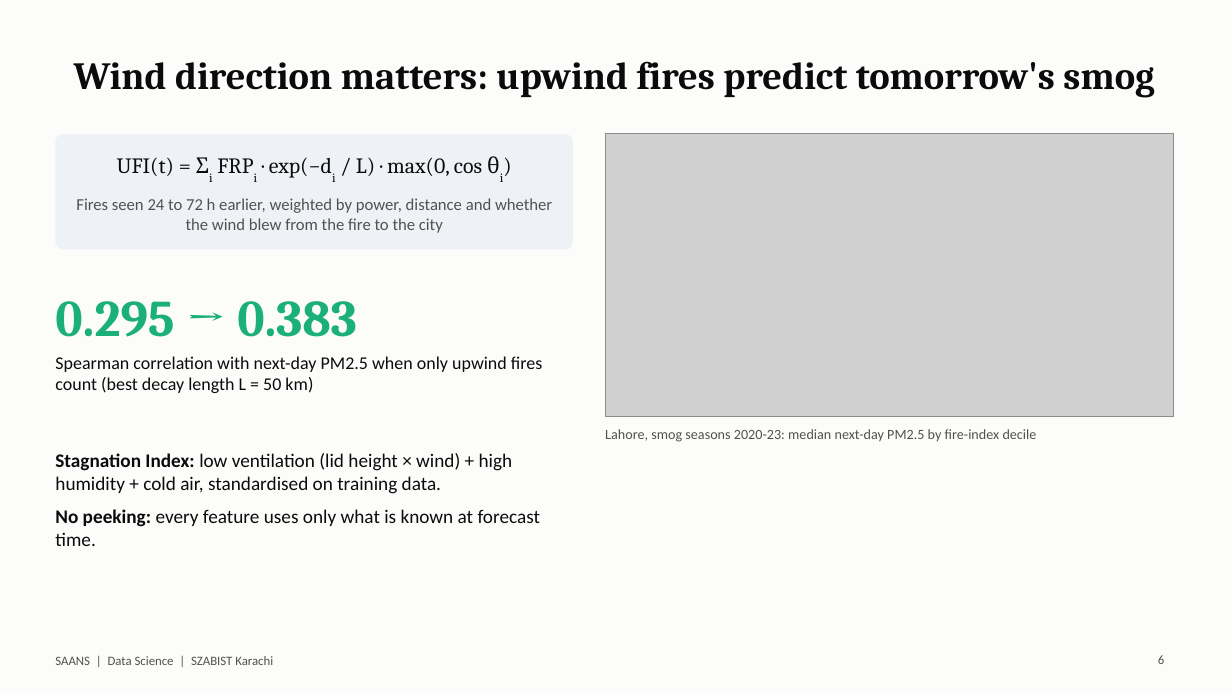
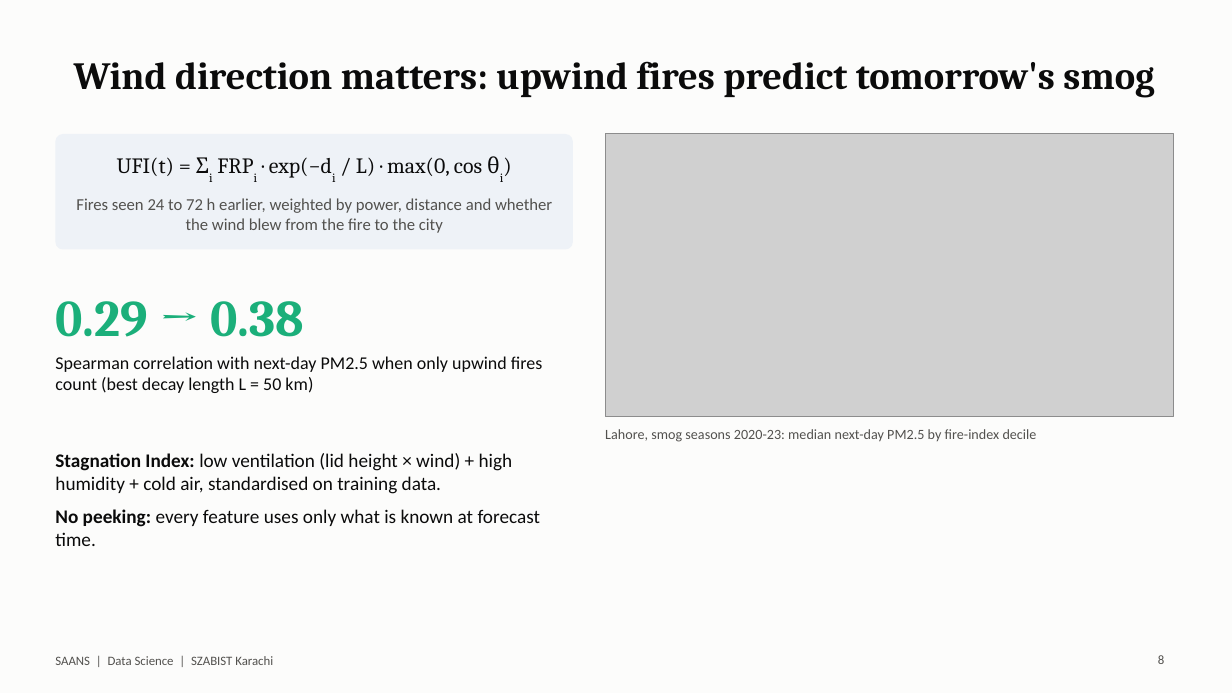
Before and after one commit to FarhanRajputFelix/saans, a slide deck: slide 8 of reports/SAANS_Presentation.pptx (slide 6 before the commit). Drawn at 1232x693 pixels with LibreOffice and Linux fonts; fonts in the diff are those of the drawing; grey boxes stand for pictures. Boxes give left, top, right and bottom in pixels: in the first picture for what was removed or moved away, otherwise in the second. Text is boxed around its words. In the diff, an @@ line names an element or a change of style, - is before the commit and + after.

```diff
--- a/reports/SAANS_Presentation.pptx
+++ b/reports/SAANS_Presentation.pptx
@@ text at [55,301,305,337]: text changed @@
-0.295 → 0.383
+0.29 → 0.38
```
Also in this commit, not shown: 10 other slides changed, 4 slides added, 1 slide removed, 4 other files.
